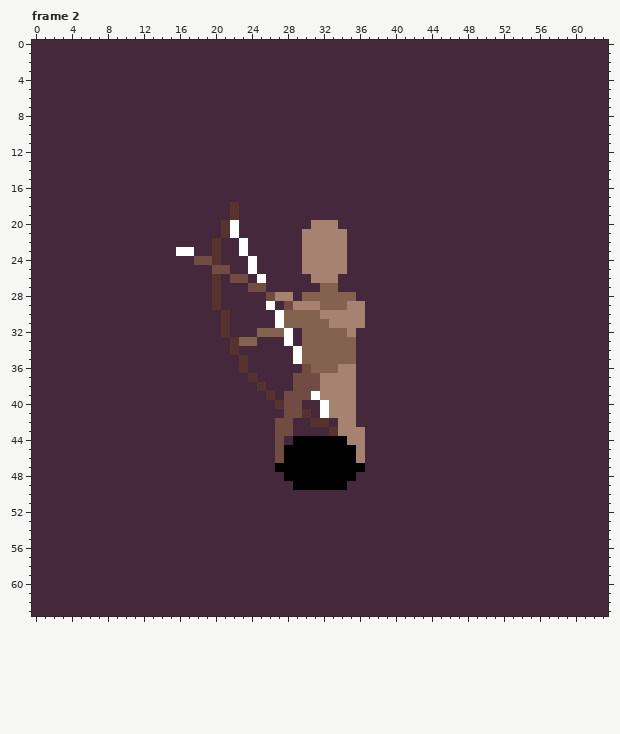
Pixel-art file -- assets/aseprite/human/human_melee_ranged_bow_attack.ase. The picture above was drawn from the file before the commit.
64x64 pixels, 6 frames. Colours within 5 levels of each other are drawn and written as one. Shown: frame 2. The commit also changed other frames, which this record leaves out.
Once edited:
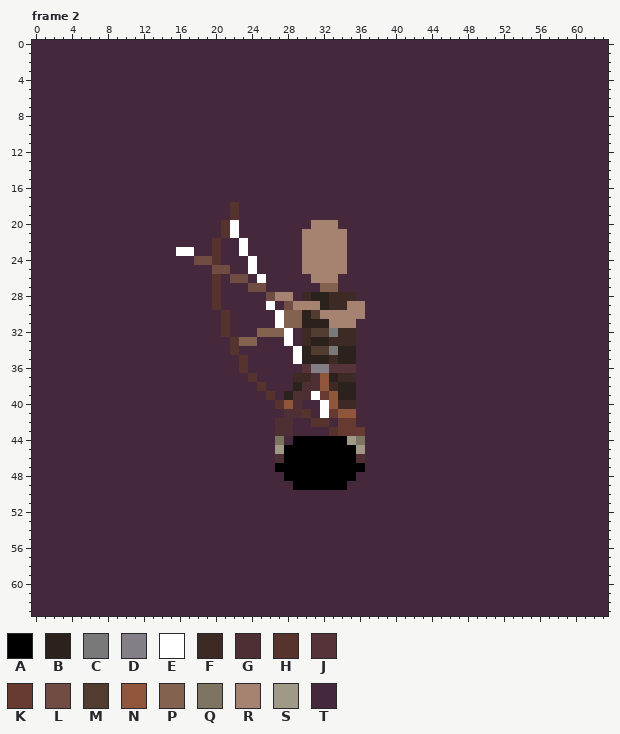
Palette (. is transparent): A #000000  B #2b211d  C #797979  D #847e87  E #ffffff  F #3d2a24  G #4e2f33  H #56342d  J #563239  K #663931  L #704c43  M #523c2f  N #8f563b  P #836250  Q #7d7562  R #a58370  S #a09988  T #45283c
The author wrote: Human bow attack animation - some clothing is done
What changed:
{"change": "layer \"body/pants\" now shown"}
{"change": "layer \"body/boots/wraps\" now shown"}
{"change": "layer \"body/shirts/long\" now shown"}
{"change": "layer \"body/jackets/leather_armor\" now shown"}
{"where": "frame 2"}
{"frame":2,"y":28,"x":30,"old":"PPPPPP","new":"FBBFFF"}
{"frame":2,"y":29,"x":32,"old":"PPP","new":"BFF"}
{"frame":2,"y":30,"x":30,"old":"PP","new":"BM"}
{"frame":2,"y":31,"x":30,"old":"PPP","new":"BBB"}
{"frame":2,"y":31,"x":36,"old":"R","new":"T"}
{"frame":2,"y":32,"x":30,"old":"PPPPPR","new":"FMMCFF"}
{"frame":2,"y":33,"x":30,"old":"PPPPPP","new":"FBBFFF"}
{"frame":2,"y":34,"x":30,"old":"PPPPPP","new":"BMMCBB"}
{"frame":2,"y":35,"x":30,"old":"PPPPPP","new":"BBBFBB"}
{"frame":2,"y":36,"x":30,"old":"LPPPRR","new":"JDDJJJ"}
{"frame":2,"y":37,"x":29,"old":"LLLRRRR","new":"FFGNBFF"}
{"frame":2,"y":38,"x":29,"old":"LLLRRRR","new":"BGGNFBB"}
{"frame":2,"y":39,"x":28,"old":"LLL","new":"BGG"}
{"frame":2,"y":39,"x":32,"old":"RRRR","new":"KNBB"}
{"frame":2,"y":40,"x":28,"old":"LL","new":"NG"}
{"frame":2,"y":40,"x":33,"old":"RRR","new":"NFF"}
{"frame":2,"y":41,"x":28,"old":"LL","new":"GG"}
{"frame":2,"y":41,"x":33,"old":"RRR","new":"KNN"}
{"frame":2,"y":42,"x":27,"old":"LL","new":"GG"}
{"frame":2,"y":42,"x":34,"old":"RR","new":"KK"}
{"frame":2,"y":43,"x":27,"old":"LL","new":"GG"}
{"frame":2,"y":43,"x":34,"old":"RRR","new":"KKK"}
{"frame":2,"y":44,"x":27,"old":"L","new":"Q"}
{"frame":2,"y":44,"x":35,"old":"RR","new":"SQ"}
{"frame":2,"y":45,"x":27,"old":"L","new":"S"}
{"frame":2,"y":45,"x":36,"old":"R","new":"S"}
{"frame":2,"y":46,"x":27,"old":"L","new":"G"}
{"frame":2,"y":46,"x":36,"old":"R","new":"G"}
